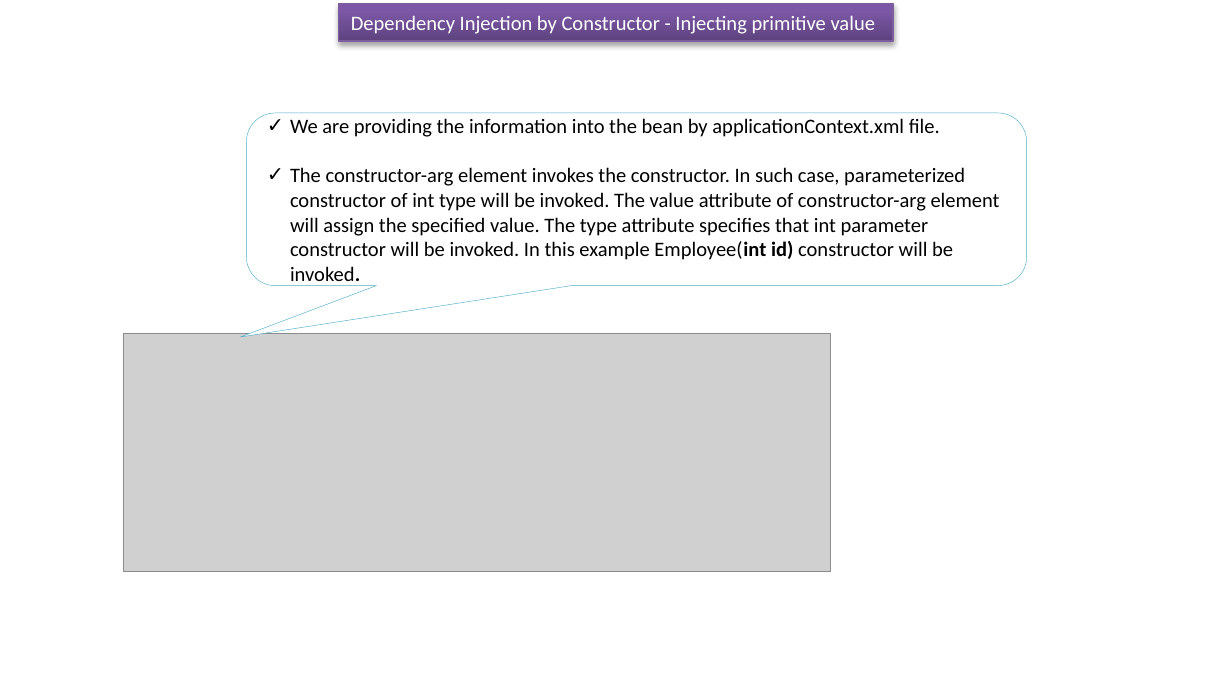
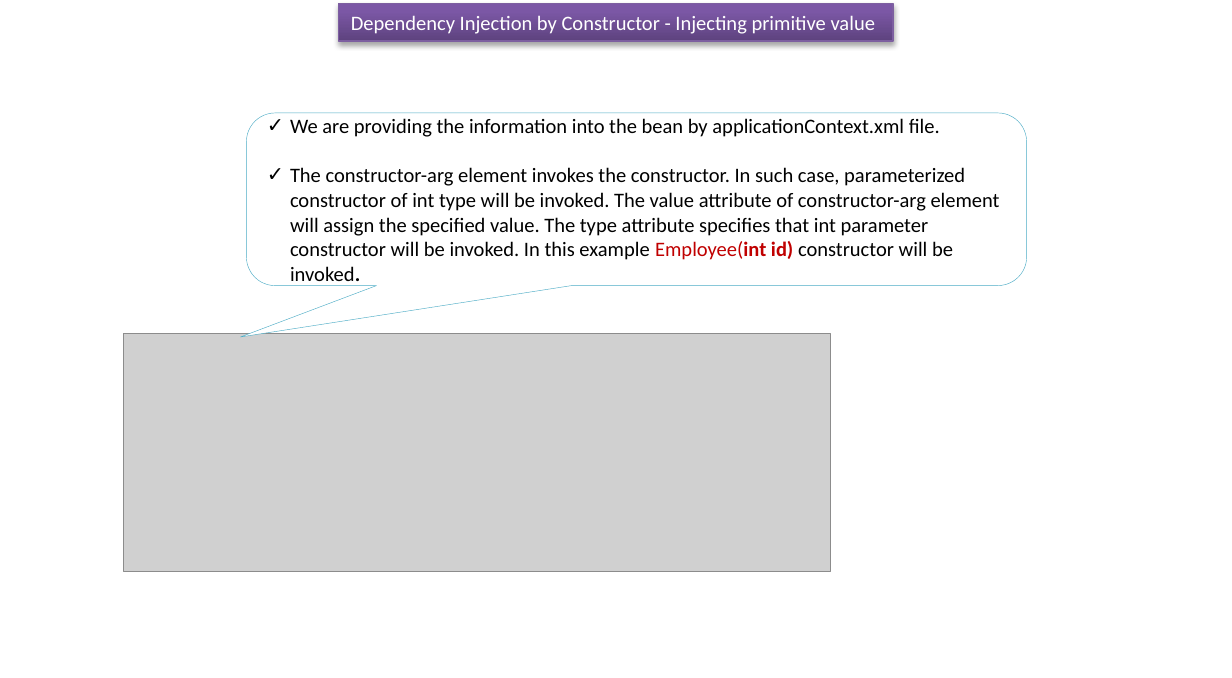
Before and after one commit to ramram43210/javaee, a slide deck: slide 3 of Later/Spring/4_Dependency_Injection/4/Dependency Injection by Constructor_Injecting primitive.pptx. Drawn at 1232x678 pixels with LibreOffice and Linux fonts; fonts in the diff are those of the drawing; grey boxes stand for pictures. Boxes give left, top, right and bottom in pixels: in the first picture for what was removed or moved away, otherwise in the second. Text is boxed around its words. In the diff, an @@ line names an element or a change of style, - is before the commit and + after.

```diff
--- a/Later/Spring/4_Dependency_Injection/4/Dependency Injection by Constructor_Injecting primitive.pptx
+++ b/Later/Spring/4_Dependency_Injection/4/Dependency Injection by Constructor_Injecting primitive.pptx
@@ text in rounded speech box at box(290, 167, 1000, 286): text colour #000000 to #C00000 in "Employee(int id)" @@
```
Also in this commit, not shown: 1 other slide changed, 4 other files.
